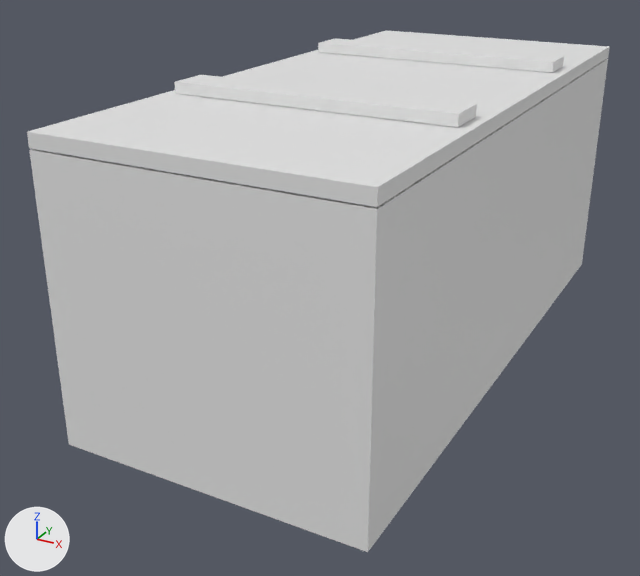
A saved change to the FBX model StealthGame/Assets/Meshs/Crate_Closed_mesh.fbx.
The view is the same before and after, from a 50 mm lens placed at (0.633, -1.371, 0.76), pointed at (-0.066, -0.1, 0.125). Lighting does not change. The marker at lower left points along +X, +Y and +Z. Vertices at the same position are counted once.

In view in the first picture: 'Crate_Closed_mesh'.
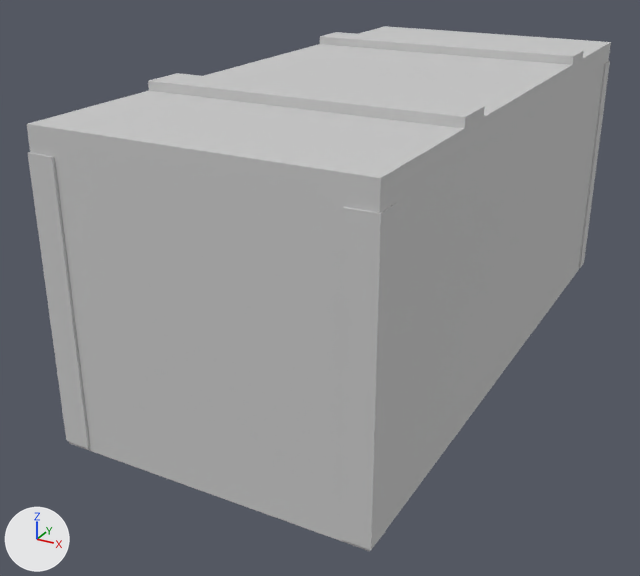
Where the change shows, as pixel boxes [x1, y1, x2, y2] in the pictures (640 x 576 px):
'Crate_Closed_mesh', reshaped, rescaled
    before: [27, 30, 610, 552]
    after: [27, 26, 611, 551]
part 1 of me_mesh, added
    after: [27, 26, 611, 210]
part 2 of me_mesh, added
    after: [148, 73, 485, 129]
part 3 of me_mesh, added
    after: [320, 32, 583, 65]
part 4 of me_mesh, added
    after: [30, 60, 609, 551]
part 5 of me_mesh, deleted
    before: [27, 30, 610, 207]
part 6 of me_mesh, deleted
    before: [174, 75, 477, 127]
part 7 of me_mesh, deleted
    before: [318, 38, 564, 73]
part 8 of me_mesh, built on
    before: [29, 59, 608, 552]
    after: [28, 61, 610, 550]

Edits to the bpy script that builds the scene:
```text
Add mat_02___default:
    mat_02___default = principled_material('02 - Default')
    mat_02___default.base_color = (0.588, 0.588, 0.588)  # light grey #cacaca
    mat_02___default.roughness = 0.786
Change me_mesh:
    used by ob_crate_closed_mesh; location = (0.0, 0.0, 0.0); rotation_euler = (1.571, 0.0, 0.0), in degrees (90, 0, 0); scale = (0.01, 0.01, 0.01)
    remove me_mesh.from_pydata(...)  # 40 vertices, 30 faces; spans x -25.3..25.3, y 0.0..50.1, z -55.4..55.4
    add me_mesh.from_pydata(...)  # 88 vertices, 144 faces; spans x -10.2..10.2, y 0.0..19.9, z -21.8..21.8
    me_mesh part 1: a new loose piece, a box spanning x -10.0..10.0, y 18.0..19.4, z -21.7..21.7, in mat_02___default (light grey #cacaca)
    me_mesh part 2: a new loose piece, a box spanning x -10.02..10.02, y 19.32..19.94, z 8.96..11.83, in mat_02___default (light grey #cacaca)
    me_mesh part 3: a new loose piece, a box spanning x -10.02..10.02, y 19.32..19.94, z -12.34..-9.46, in mat_02___default (light grey #cacaca)
    me_mesh part 4: a new loose piece of 16 vertices spanning x -10.0..10.0, y 0.0..18.0, z -21.7..21.7, in mat_02___default (light grey #cacaca)
    me_mesh part 5: the loose piece of 8 vertices spanning x -25.3..25.3, y 46.0..48.2, z -55.4..55.4 is deleted
    me_mesh part 6: the loose piece of 8 vertices spanning x -23.2..23.2, y 48.3..50.1, z 19.5..26.5 is deleted
    me_mesh part 7: the loose piece of 8 vertices spanning x -23.2..23.2, y 48.3..50.1, z -26.5..-19.5 is deleted
    me_mesh part 8
    16 vertices are removed from x -25.3..25.3, y 0.0..45.8, z -55.4..55.4
    14 faces are deleted
    24 vertices are added at x -10.2..10.2, y 0.2, z -21.8..21.8
    24 new vertices lie (0.0, 17.6, 0.0) away from vertices in x -10.2..10.2, y 0.2, z -21.8..21.8
    80 new faces join them
    add me_mesh.materials.append(mat_02___default)  # light grey #cacaca
Change ob_crate_closed_mesh:
    ob_crate_closed_mesh.scale: (0.01, 0.01, 0.01) -> (0.0254, 0.0254, 0.0254)
```
